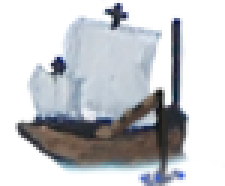
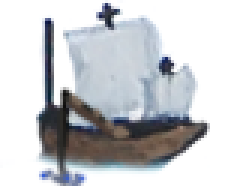
Comparing the layer stacks of the two 225 x 186 images. Changes:
painted on "Layer 1" over [0, 0, 225, 186]
